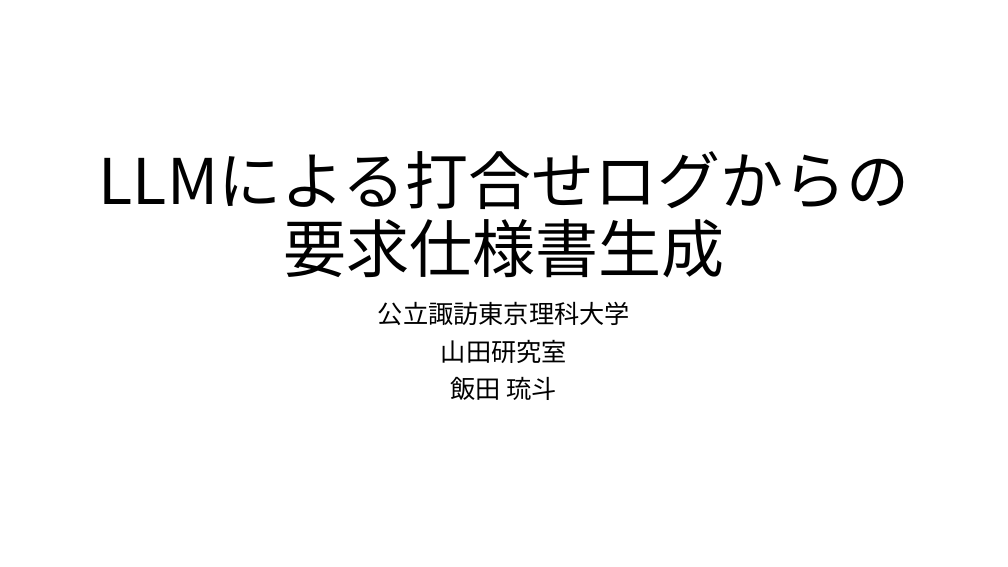
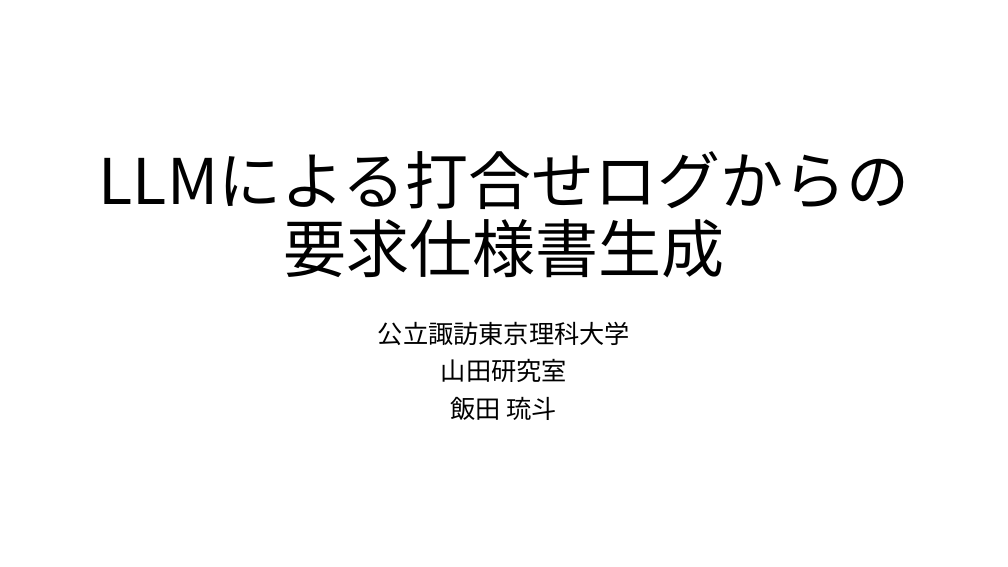
Before and after one commit to RyutoIida/edu, a slide deck: slide 1 of paper/卒論.pptx. Drawn at 1008x567 pixels with LibreOffice and Linux fonts; fonts in the diff are those of the drawing. Boxes give left, top, right and bottom in pixels: in the first picture for what was removed or moved away, otherwise in the second. Text is boxed around its words. In the diff, an @@ line names an element or a change of style, - is before the commit and + after.

```diff
--- a/paper/卒論.pptx
+++ b/paper/卒論.pptx
@@ subtitle "公立諏訪東京理科大学" moved from (x1=378, y1=301, x2=630, y2=400) to (x1=378, y1=321, x2=630, y2=420) @@
```
Also in this commit, not shown: 7 other slides changed, 7 slides added, 4 slides removed.
